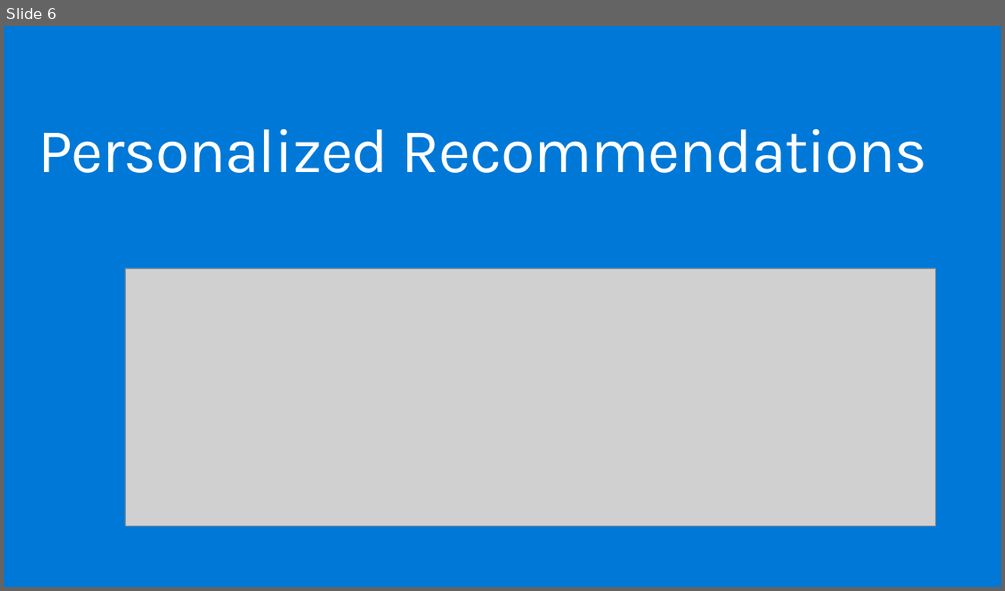
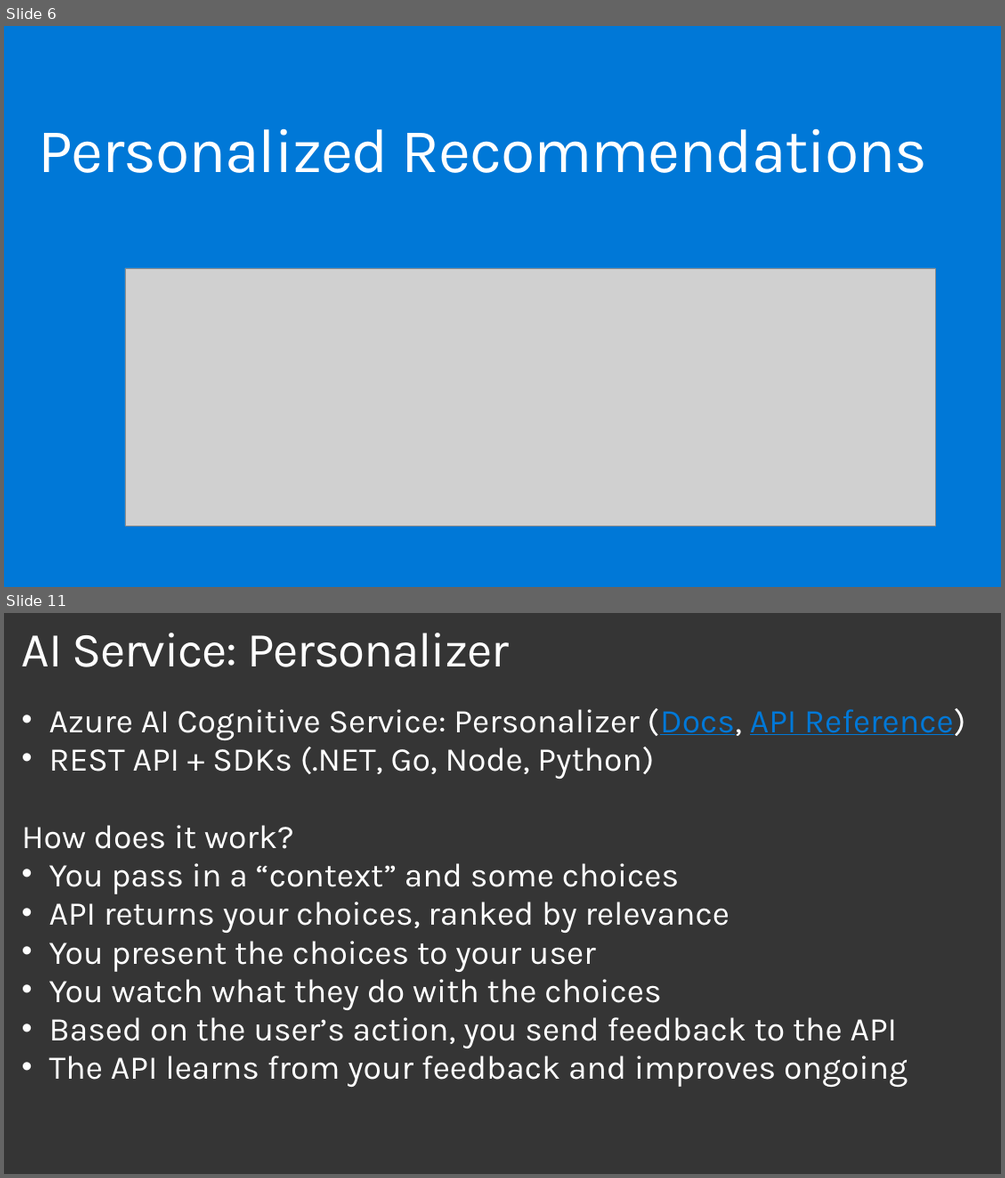
Before and after one commit to plzm/events, a slide deck: GraniteStateCodeCamp2019/gscc19-pelazem.pptx. Shown one above the other, each under a label of ours: slide 6 before the commit, slides 6 and 11 after it; the slides between them are not shown. The pictures are 1005x591 and 1005x1178 pixels, drawn with LibreOffice and Linux fonts; fonts in the diff are those of the drawing; grey boxes stand for pictures; background and template pictures are left out. Boxes give left, top, right and bottom in pixels: in the first picture for what was removed or moved away, otherwise in the second. Text is boxed around its words. In the diff, an @@ line names an element or a change of style, - is before the commit and + after.

```diff
--- a/GraniteStateCodeCamp2019/gscc19-pelazem.pptx
+++ b/GraniteStateCodeCamp2019/gscc19-pelazem.pptx
@@ slide 11 added at (4,613,1001,1174), background picture (left out) @@
@@ title added at (22,633,509,667), 47 pt, text #FFFFFF @@
+AI Service: Personalizer
@@ text added at (22,708,965,1086), 32 pt, text #FFFFFF @@
+• Azure AI Cognitive Service: Personalizer (Docs, API Reference)
+• REST API + SDKs (.NET, Go, Node, Python)
+How does it work?
+• You pass in a “context” and some choices
+• API returns your choices, ranked by relevance
+• You present the choices to your user
+• You watch what they do with the choices
+• Based on the user’s action, you send feedback to the API
+• The API learns from your feedback and improves ongoing
```
Also in this commit, not shown: 5 slides changed, 3 other slides added, 1 slide removed.
